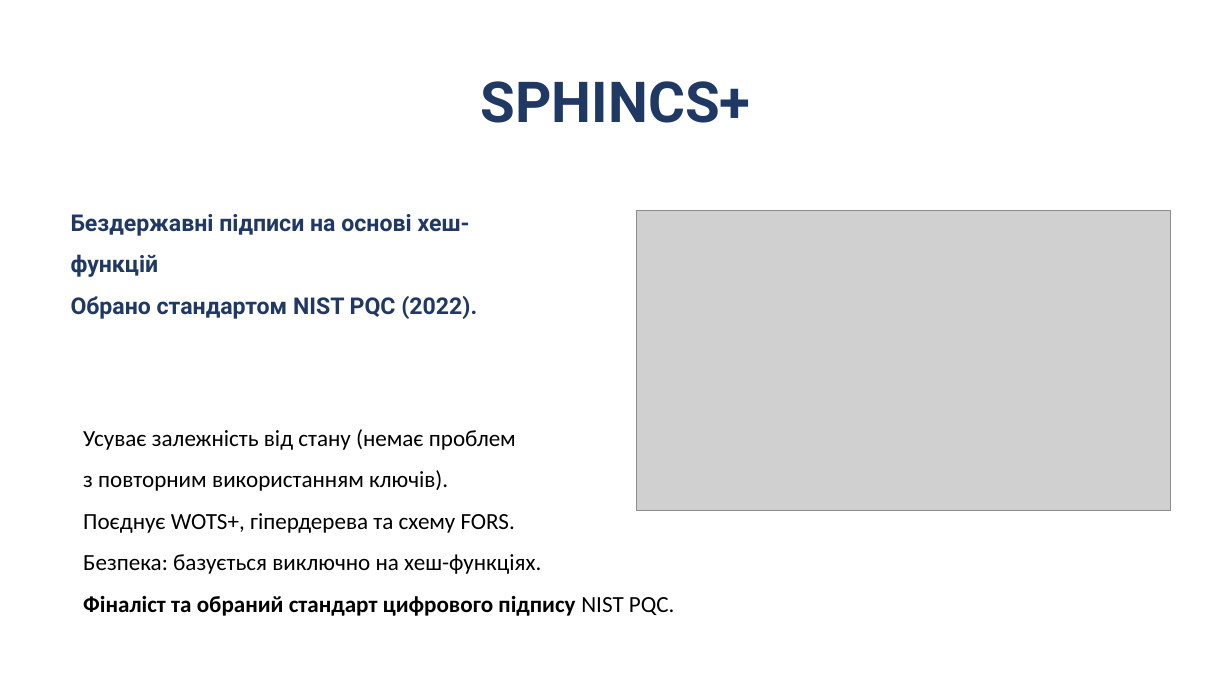
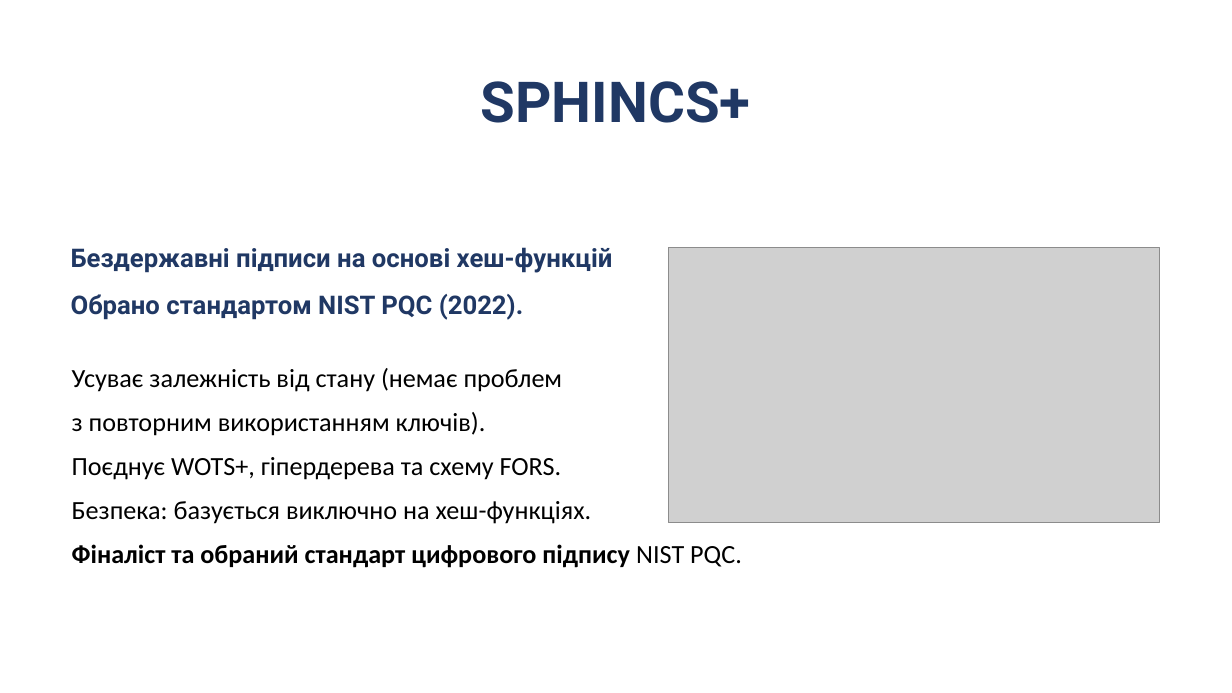
Before and after one commit to Andriykooo/ifntung-studies, a slide deck: slide 18 of Year 1/Постквантова криптографія/UA/2026/PPT/Презентація_7.pptx. Drawn at 1232x693 pixels with LibreOffice and Linux fonts; fonts in the diff are those of the drawing; grey boxes stand for pictures. Boxes give left, top, right and bottom in pixels: in the first picture for what was removed or moved away, otherwise in the second. Text is boxed around its words. In the diff, an @@ line names an element or a change of style, - is before the commit and + after.

Commit message:
feat(post-quantum-cryptography): increase font for 7th presentation

```diff
--- a/Year 1/Постквантова криптографія/UA/2026/PPT/Презентація_7.pptx
+++ b/Year 1/Постквантова криптографія/UA/2026/PPT/Презентація_7.pptx
@@ text "Бездержавні підписи на основі хеш-функцій": place and size @@
-text "Бездержавні підписи на основі хеш-функцій" at <box>71,214,477,319</box>
+text "Бездержавні підписи на основі хеш-функцій" at <box>71,247,613,320</box>
@@ text "Бездержавні підписи на основі хеш-функцій" at <box>71,247,613,320</box>: size 18 to 20 pt @@
@@ picture: place and size @@
-picture at <box>637,211,1171,510</box>
+picture at <box>668,248,1160,523</box>
@@ text "Усуває залежність від стану (немає ...": place and size @@
-text "Усуває залежність від стану (немає ..." at <box>83,429,675,616</box>
+text "Усуває залежність від стану (немає ..." at <box>72,368,742,568</box>
@@ text "Усуває залежність від стану (немає ..." at <box>72,368,742,568</box>: size 18 to 20.4 pt; indent changed; line spacing 1.5 to 1.4 @@
```
Also in this commit, not shown: 24 other slides changed.
